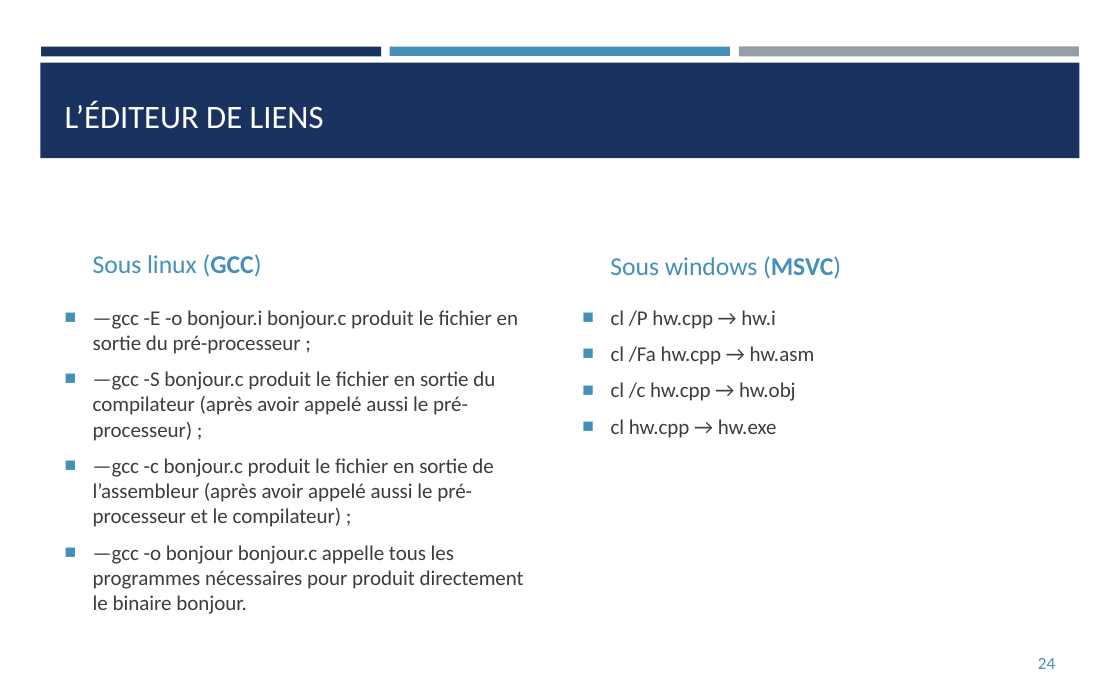
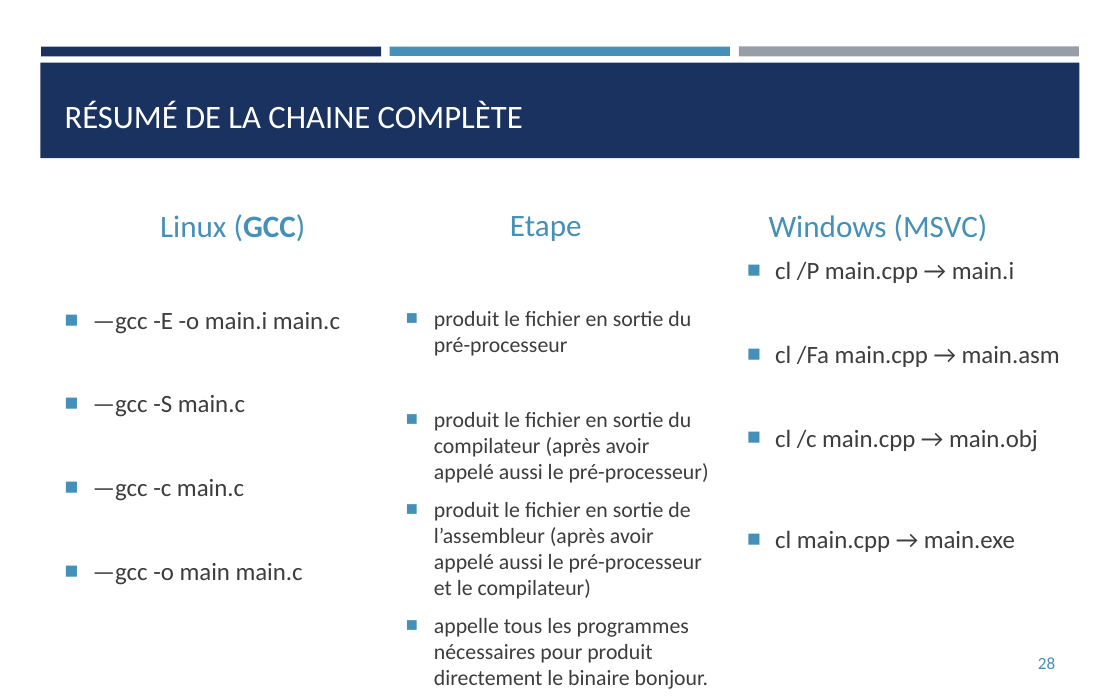
Before and after one commit to franckginguene/cpp_scalian, a slide deck: slide 28 of diapos/CPP_matin.pptx (slide 24 before the commit). Drawn at 1120x700 pixels with LibreOffice and Linux fonts; fonts in the diff are those of the drawing. Boxes give left, top, right and bottom in pixels: in the first picture for what was removed or moved away, otherwise in the second. Text is boxed around its words. In the diff, an @@ line names an element or a change of style, - is before the commit and + after.

```diff
--- a/diapos/CPP_matin.pptx
+++ b/diapos/CPP_matin.pptx
@@ title at <box>65,101,523,129</box>: text changed @@
-L’ÉDITEUR DE LIENS
+RÉSUMÉ DE LA CHAINE COMPLÈTE
@@ text at <box>160,214,306,241</box>: text changed; size 16.5 to 20 pt @@
-Sous linux (GCC)
+Linux (GCC)
@@ text added at <box>510,216,582,241</box>, 20 pt, text #4590B8 @@
+Etape
@@ text at <box>769,214,988,241</box>: text changed; size 16.5 to 20 pt @@
-Sous windows (MSVC)
+Windows (MSVC)
@@ text at <box>775,261,1060,552</box>: text changed; size 13.5 to 16 pt @@
-■ cl /P hw.cpp → hw.i
-■ cl /Fa hw.cpp → hw.asm
-■ cl /c hw.cpp → hw.obj
-■ cl hw.cpp → hw.exe
+■ cl /P main.cpp → main.i
+■ cl /Fa main.cpp → main.asm
+■ cl /c main.cpp → main.obj
+■ cl main.cpp → main.exe
@@ text at <box>93,312,340,585</box>: text changed; size 13.5 to 16 pt @@
-■ —gcc -E -o bonjour.i bonjour.c produit le fichier en sortie du pré-processeur ;
-■ —gcc -S bonjour.c produit le fichier en sortie du compilateur (après avoir appelé aussi le pré-processeur) ;
-■ —gcc -c bonjour.c produit le fichier en sortie de l’assembleur (après avoir appelé aussi le pré-processeur et le compilateur) ;
-■ —gcc -o bonjour bonjour.c appelle tous les programmes nécessaires pour produit directement le binaire bonjour.
+■ —gcc -E -o main.i main.c
+■ —gcc -S main.c
+■ —gcc -c main.c
+■ —gcc -o main main.c
@@ text added at <box>434,311,709,689</box>, 14 pt, text #3D3D3D @@
+■ produit le fichier en sortie du pré-processeur
+■ produit le fichier en sortie du compilateur (après avoir appelé aussi le pré-processeur)
+■ produit le fichier en sortie de l’assembleur (après avoir appelé aussi le pré-processeur et le compilateur)
+■ appelle tous les programmes nécessaires pour produit directement le binaire bonjour.
@@ page number at <box>1038,657,1055,669</box>: text changed @@
-24
+28
```
Also in this commit, not shown: 18 other slides changed, 7 slides added, 2 slides removed, 1 other file.
